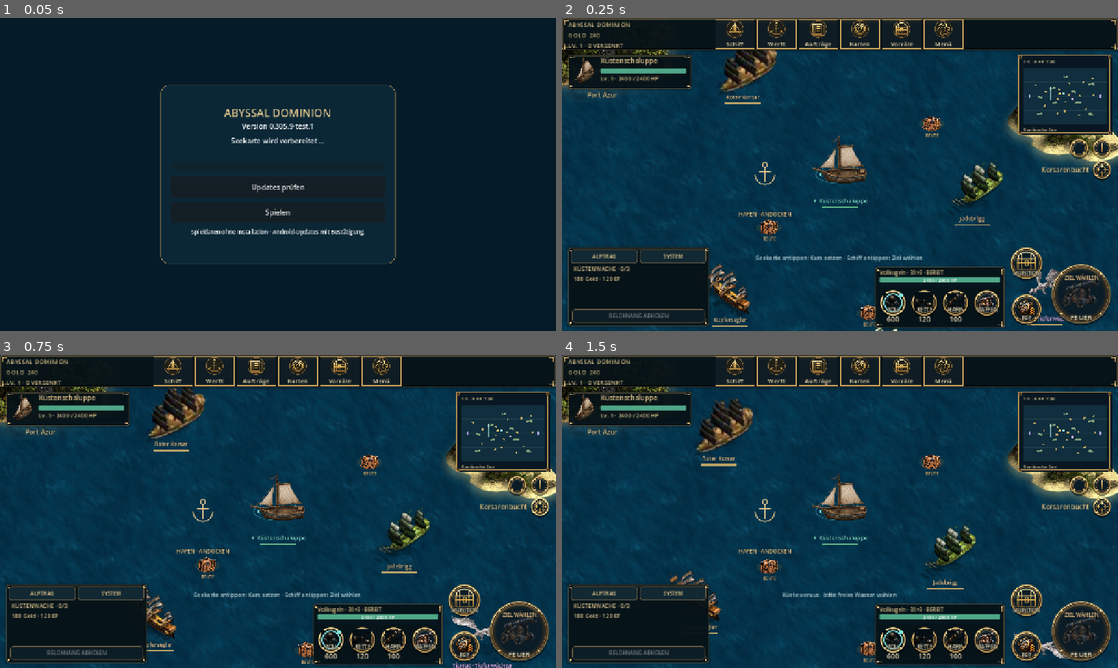
Above: before the commit, frames 1-4 (two rows, left to right).
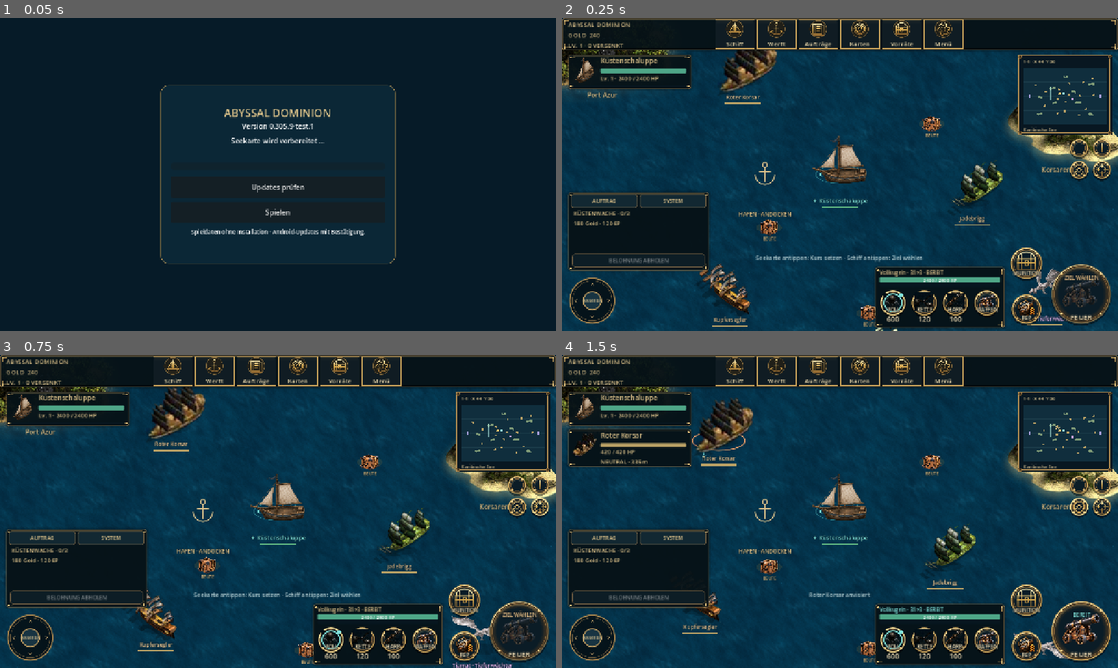
Above: after the commit, the same moments.

Repository: Broosskyy/Abyssal-Dominion-Beta
Game: Godot game, scene res://updater/launcher.tscn
The game is run twice, just before and just after one commit, with the same random seed, the same clock (stepped at 60 frames per second) and the same inputs.
Inputs (mouse positions are in pixels of both pictures, inside the frame that each line leads up to):
- Up to frame 1 (0.05 s): no input
- Up to frame 2 (0.25 s): no input
- Up to frame 3 (0.75 s): click "Kamera zum Schiff" at 0.5 s
- Up to frame 4 (1.5 s): click (1079, 508) at 1.25 s, where only the run after the commit has a clickable "Nächstes sichtbares Ziel · Tab"

Frame 1 is identical in both runs. In frame 2, 9.2% of the frame differs, in the area x 1-95%, y 45-99%; in frame 3, 9.2%; in frame 4, 13%, in the area x 1-99%, y 22-99%.

Commit message:
Add touch-safe camera thumbpad, anchored chart inspection and visible target cycling

Diff:
--- a/rebuild/m3052/assets/provenance.json
+++ b/rebuild/m3052/assets/provenance.json
@@ -653,6 +653,12 @@
       "bytes": 439,
       "sha256": "dc492e90e541b5a94c4b600d4abcb302bea6967a37d5fe51f4698cd964d48076",
       "source": "Handwritten nautical SVG icon for Abyssal Dominion HUD"
+    },
+    {
+      "path": "assets/ui/icons/target_cycle.svg",
+      "bytes": 354,
+      "sha256": "75c27bf8ef5281e57937210f352331200adbe1130854fe6838054386d8dd6382",
+      "source": "Handwritten nautical SVG for visible target cycling"
     }
   ]
 }
--- /dev/null
+++ b/rebuild/m3052/assets/ui/icons/target_cycle.svg
@@ -0,0 +1 @@
+<svg xmlns="http://www.w3.org/2000/svg" width="64" height="64" viewBox="0 0 64 64"><g fill="none" stroke="#e5bf72" stroke-width="3" stroke-linecap="round" stroke-linejoin="round"><path d="M12 24a22 22 0 0 1 38-8l4 6M54 10v12H42M52 40a22 22 0 0 1-38 8l-4-6M10 54V42h12"/><circle cx="32" cy="32" r="8"/><path d="M32 19v7m0 12v7M19 32h7m12 0h7"/></g></svg>
--- /dev/null
+++ b/rebuild/m3052/camera_pad.gd
@@ -0,0 +1,53 @@
+extends Control
+## Camera-only thumb control; a single owning touch cannot be stolen by another finger.
+var value:=Vector2.ZERO
+var touch_id:=-1
+var mouse_owned:=false
+var last_touch_ms:=-10000
+func _ready() -> void:
+	mouse_filter=Control.MOUSE_FILTER_STOP
+	tooltip_text="Kamera bewegen · dein Schiff folgt seinem gesetzten Kurs"
+func release() -> void:
+	value=Vector2.ZERO;touch_id=-1;mouse_owned=false;queue_redraw()
+func _update_value(point: Vector2) -> void:
+	value=((point-size*.5)/(minf(size.x,size.y)*.32)).limit_length(1.0)
+	if value.length()<.12:value=Vector2.ZERO
+	queue_redraw()
+func _gui_input(event: InputEvent) -> void:
+	if event is InputEventScreenTouch:
+		last_touch_ms=Time.get_ticks_msec()
+		if event.pressed and touch_id<0:
+			touch_id=event.index;_update_value(event.position)
+		elif not event.pressed and event.index==touch_id:release()
+		accept_event()
+	elif event is InputEventScreenDrag:
+		if event.index==touch_id:_update_value(event.position)
+		accept_event()
+	elif event is InputEventMouseButton and event.button_index==MOUSE_BUTTON_LEFT:
+		if Time.get_ticks_msec()-last_touch_ms>350:
+			mouse_owned=event.pressed
+			if mouse_owned:_update_value(event.position)
+			else:release()
+		accept_event()
+	elif event is InputEventMouseMotion and mouse_owned:
+		_update_value(event.position);accept_event()
+func _notification(what: int) -> void:
+	if what==NOTIFICATION_VISIBILITY_CHANGED and not is_visible_in_tree():release()
+func _draw() -> void:
+	var center=size*.5
+	var radius=minf(size.x,size.y)*.5-3
+	draw_circle(center,radius,Color(.02,.06,.08,.88))
+	draw_circle(center,radius,Color("a9864f"),false,2,true)
+	draw_circle(center,radius-5,Color("5c5038"),false,1,true)
+	for direction in [Vector2.UP,Vector2.DOWN,Vector2.LEFT,Vector2.RIGHT]:
+		var tip=center+direction*(radius-10)
+		var side=Vector2(-direction.y,direction.x)*3
+		draw_line(tip-direction*4+side,tip,Color("a38b5d"),1,true)
+		draw_line(tip-direction*4-side,tip,Color("a38b5d"),1,true)
+	var knob=center+value*radius*.43
+	draw_circle(knob,radius*.40,Color("183442"))
+	draw_circle(knob,radius*.40,Color("80e3dc") if value!=Vector2.ZERO else Color("bd9b60"),false,1.8,true)
+	var font=ThemeDB.fallback_font
+	var label="KAMERA"
+	var width=font.get_string_size(label,HORIZONTAL_ALIGNMENT_LEFT,-1,9).x
+	draw_string(font,center+Vector2(-width*.5,3),label,HORIZONTAL_ALIGNMENT_LEFT,-1,9,Color("dec590"))
--- a/rebuild/m3052/sea_map.gd
+++ b/rebuild/m3052/sea_map.gd
@@ -3,6 +3,7 @@
 const MINI = preload("res://minimap.gd")
 const HUD=preload("res://nautical_button.gd")
 const HUD_PANEL=preload("res://nautical_panel.gd")
+const CAMERA_PAD=preload("res://camera_pad.gd")
 const CONTENT = preload("res://content.gd")
 const VISUALS = preload("res://ship_visuals.gd")
 const USER_ROOT := "res://assets/user/"
@@ -18,6 +19,7 @@
 var chart_mini: Control
 var desired_zoom := 0.96
 var pan := Vector2.ZERO
+var camera_anchor := Vector2.ZERO
 var camera_locked := true
 var accumulator := 0.0
 var refresh_clock := 0.0
@@ -102,6 +104,9 @@
 var hud_size := 1 # 0 compact, 1 comfortable, 2 large
 var journal_visible := true
 var hud_scale := 1.0
+var camera_pad: Control
+var target_cycle: Button
+var camera_pad_visible := true
 
 func _ready() -> void:
 	_load_assets()
@@ -130,7 +135,7 @@
 	if data_boot!=null:data_boot.mark_healthy()
 
 func _load_assets() -> void:
-	for name in ["anchor","ship","book","compass","chest","gear","plus","minus","focus","arrow"]:hud_icons[name]=load("res://assets/ui/icons/"+name+".svg")
+	for name in ["anchor","ship","book","compass","chest","gear","plus","minus","focus","arrow","target_cycle"]:hud_icons[name]=load("res://assets/ui/icons/"+name+".svg")
 	extra_icons.port_watchtower=load("res://assets/reference/landmarks/port_watchtower.png")
 	ship_frames=JSON.parse_string(FileAccess.get_file_as_string("res://assets/visuals/ship_frames.json")).entries
 	var pack: Dictionary = JSON.parse_string(FileAccess.get_file_as_string(USER_ROOT+"pack.json"))
@@ -169,7 +174,9 @@
 		sim.step(1.0/30.0)
 		accumulator -= 1.0/30.0
 	if previous_region!=sim.map_id:_sync_region()
-	var goal: Vector2 = sim.player.pos+pan
+	if camera_pad.visible and not modal.visible:_pan_camera(camera_pad.value,delta)
+	var goal: Vector2 = sim.player.pos if camera_locked else camera_anchor
+	pan=goal-sim.player.pos
 	camera.position = camera.position.lerp(goal,1.0-exp(-delta*5.0))
 	camera.zoom = camera.zoom.lerp(Vector2.ONE*desired_zoom,1.0-exp(-delta*8.0))
 	ocean.set_shader_parameter("camera_world",camera.position)
@@ -570,7 +577,9 @@
 		var index=i
 		var button=_orb(ui,"",icons[["cannonball","chain","harpoon"][i]],func():sim.set_ammo(index);_refresh_ui())
 		button.name="Ammo%d" % i;button.toggle_mode=true;ammo_buttons.append(button)
-	center_button=_orb(ui,"Kamera zum Schiff",hud_icons.focus,func():pan=Vector2.ZERO;camera_locked=true)
+	center_button=_orb(ui,"Kamera zum Schiff",hud_icons.focus,_recenter_camera)
+	camera_pad=CAMERA_PAD.new();ui.add_child(camera_pad)
+	target_cycle=_orb(ui,"Nächstes sichtbares Ziel · Tab",hud_icons.target_cycle,_cycle_target)
 	zoom_in=_orb(ui,"Näher zoomen",hud_icons.plus,func():_zoom(1.15))
 	zoom_out=_orb(ui,"Weiter zoomen",hud_icons.minus,func():_zoom(1.0/1.15))
 	interact=_button(ui,"",_interact);interact.name="InteractButton"
@@ -656,6 +665,9 @@
 	var z=36.0 if compact else 38.0
 	_place(zoom_out,s.x-2*z-18,top+mh+6,z,z);_place(zoom_in,s.x-z-12,top+mh+6,z,z)
 	_place(center_button,s.x-z-12,top+mh+z+10,z,z)
+	_place(target_cycle,s.x-2*z-18,top+mh+z+10,z,z)
+	_place(camera_pad,12,s.y-104,92,92)
+	camera_pad.visible=camera_pad_visible
 	var q=44.0 if compact else 52.0
 	var group=4*q+24
 	var left=(s.x-group)*.5 if compact else s.x-118-60-28-group-20
@@ -675,8 +687,10 @@
 	var status_x=maxf(236 if compact else 294,s.x*.5-220)
 	_place(status,status_x,dy-26,minf(440,side_x-status_x-12),20)
 	_place(interact,12,top+152,player_panel.size.x,36)
-	_place(quest_panel,12,s.y-(116 if compact else 150)-10,208 if compact else 270,116 if compact else 150)
-	quest_panel.visible=journal_visible
+	var journal_height=116.0 if compact else minf(150,s.y-(top+194)-116)
+	var journal_y=s.y-journal_height-(116 if camera_pad_visible and not compact else 10)
+	_place(quest_panel,12,journal_y,208 if compact else 270,journal_height)
+	quest_panel.visible=journal_visible and (not compact or not camera_pad_visible)
 	_place(quest_tab,5,4,quest_panel.size.x*.5-7,23);_place(system_tab,quest_panel.size.x*.5+2,4,quest_panel.size.x*.5-7,23)
 	_place(quest_text,10,33,quest_panel.size.x-20,quest_panel.size.y-72)
 	_place(system_label,10,33,quest_panel.size.x-20,quest_panel.size.y-42)
@@ -789,6 +803,7 @@
 	_refresh_ui()
 
 func _open_modal(kind: String) -> void:
+	camera_pad.release()
 	var scroll_position=modal_scroll.scroll_vertical if modal.visible and modal_kind==kind else 0
 	modal_kind=kind
 	modal_title.text=kind
@@ -912,12 +927,13 @@
 			var choice=_action((["KOMPAKT · mehr freie Seekarte","KOMFORT · größere Anzeigen","GROSS · beste Lesbarkeit"][i])+("   ✓" if hud_size==i else ""),func():_set_display(index,journal_visible))
 			choice.disabled=hud_size==i
 		_action("AUFTRAGSFENSTER: "+("EIN" if journal_visible else "AUS"),func():_set_display(hud_size,not journal_visible))
-		_info("Aufträge bleiben jederzeit oben über Aufträge erreichbar. Zwei Finger zum Zoomen; das Fadenkreuz holt die Kamera zum Schiff zurück.")
-		_action("STANDARD WIEDERHERSTELLEN",func():_set_display(1,true))
+		_action("KAMERA-JOYSTICK: "+("EIN" if camera_pad_visible else "AUS"),func():camera_pad_visible=not camera_pad_visible;_set_display(hud_size,journal_visible))
+		_info("Auf kleinen Displays bleibt bei aktivem Joystick das Auftragsfenster geschlossen. Aufträge sind oben erreichbar. Joystick: nur Kamera. Fadenkreuz: zurück zum Schiff. Zielwechsel: Pfeile neben dem Fadenkreuz oder Tab.")
+		_action("STANDARD WIEDERHERSTELLEN",func():camera_pad_visible=true;_set_display(1,true))
 	else:
 		_action("UPDATES PRÜFEN",func():_save_progress();get_tree().set_meta("abyssal_manual_update",true);get_tree().change_scene_to_file("res://updater/launcher.tscn"))
 		_action("ANZEIGE & HUD ANPASSEN",func():_open_modal("Anzeige"))
-		var info =_text(modal_body,"ABYSSAL DOMINION · STEUERUNG\n …(403 unchanged characters)… ässern.\n\nZwei Finger / Mausrad: Zoom. Ziehen / rechte Maustaste: Kamera.\nDas Fadenkreuz zentriert die Kamera.  …(162 unchanged characters)…
+		var info =_text(modal_body,"ABYSSAL DOMINION · STEUERUNG\n …(403 unchanged characters)… ässern.\n\nZwei Finger / Mausrad: Zoom. Joystick links unten oder Ziehen / rechte Maustaste: Kamera. Zielwechsel: Pfeilbutton / Tab.\nDas Fadenkreuz zentriert die Kamera.  …(162 unchanged characters)…
 		info.autowrap_mode=TextServer.AUTOWRAP_WORD_SMART
 		info.custom_minimum_size.y=300
 	modal_body.size.x=modal_scroll.size.x
@@ -967,7 +983,7 @@
 func _sync_region() -> void:
 	previous_region=sim.map_id
 	modal.hide()
-	pan=Vector2.ZERO;camera.position=sim.player.pos
+	_recenter_camera();camera.position=sim.player.pos
 	_save_progress();_refresh_ui()
 
 func _navigate_region(destination: int) -> void:
@@ -1033,7 +1049,7 @@
 			dragging=true
 		elif event.position.distance_to(drag_start)>20:
 			dragging=true
-			pan-=event.relative/camera.zoom
+			_shift_camera(-event.relative/camera.zoom)
 		get_viewport().set_input_as_handled()
 	elif event is InputEventMouseButton:
 		if event.button_index==MOUSE_BUTTON_WHEEL_UP and event.pressed:_zoom(1.10)
@@ -1043,8 +1059,9 @@
 		elif event.button_index==MOUSE_BUTTON_RIGHT:
 			dragging=event.pressed
 	elif event is InputEventMouseMotion and Input.is_mouse_button_pressed(MOUSE_BUTTON_RIGHT):
-		pan-=event.relative/camera.zoom
+		_shift_camera(-event.relative/camera.zoom)
 	elif event is InputEventKey and event.pressed and not event.echo:
+		if event.keycode==KEY_TAB:_cycle_target();get_viewport().set_input_as_handled()
 		if event.keycode==KEY_SPACE:_toggle_fire()
 		if event.keycode==KEY_ESCAPE:modal.hide()
 		if event.keycode==KEY_R:sim.toggle_repair()
@@ -1054,7 +1071,7 @@
 
 func _hud_contains(screen: Vector2) -> bool:
 	if modal.visible:return true
-	for control: Control in [chrome,player_panel,target_panel,chart_mini,quest_panel,combat_dock,attack,repair,ammo_selector,center_button,zoom_in,zoom_out,interact]:
+	for control: Control in [chrome,player_panel,target_panel,chart_mini,quest_panel,combat_dock,attack,repair,ammo_selector,center_button,target_cycle,camera_pad,zoom_in,zoom_out,interact]:
 		if control.is_visible_in_tree() and control.get_global_rect().has_point(screen):return true
 	return false
 
@@ -1087,8 +1104,9 @@
 	if data is Dictionary:sim.restore_save(data)
 
 func _notification(what: int) -> void:
-	if what==NOTIFICATION_APPLICATION_PAUSED or what==NOTIFICATION_WM_CLOSE_REQUEST:
-		_save_progress()
+	if what in [NOTIFICATION_APPLICATION_PAUSED,NOTIFICATION_WM_WINDOW_FOCUS_OUT,NOTIFICATION_WM_CLOSE_REQUEST]:
+		if camera_pad!=null:camera_pad.release()
+		if camera!=null:_save_progress()
 
 func _load_display() -> void:
 	if not FileAccess.file_exists(HUD_SAVE):return
@@ -1096,14 +1114,46 @@
 	if not data is Dictionary:return
 	hud_size=clampi(int(data.get("hud_size",1)),0,2)
 	journal_visible=bool(data.get("journal_visible",true))
+	camera_pad_visible=bool(data.get("camera_pad_visible",true))
 
 func _set_display(size_index: int,show_journal: bool) -> void:
 	hud_size=clampi(size_index,0,2)
 	journal_visible=show_journal
 	var file=FileAccess.open(HUD_SAVE,FileAccess.WRITE)
 	if file!=null:
-		file.store_string(JSON.stringify({"hud_size":hud_size,"journal_visible":journal_visible}))
+		file.store_string(JSON.stringify({"hud_size":hud_size,"journal_visible":journal_visible,"camera_pad_visible":camera_pad_visible}))
 		file.close()
 	_layout()
 	_open_modal("Anzeige")
 	_refresh_ui()
+
+func _pan_camera(direction: Vector2,delta: float) -> void:
+	if direction==Vector2.ZERO:return
+	_shift_camera(direction*620.0*maxf(delta,0.0)/camera.zoom)
+
+func _shift_camera(offset: Vector2) -> void:
+	if camera_locked:camera_anchor=sim.player.pos+pan
+	camera_locked=false
+	camera_anchor=(camera_anchor+offset).clamp(Vector2.ZERO,sim.WORLD)
+	pan=camera_anchor-sim.player.pos
+
+func _recenter_camera() -> void:
+	pan=Vector2.ZERO;camera_locked=true;camera_anchor=sim.player.pos
+	if camera_pad!=null:camera_pad.release()
+
+func _cycle_target() -> void:
+	if modal.visible:return
+	var candidates: Array[int]=[]
+	var viewport=get_viewport_rect().grow(-8)
+	for npc: Dictionary in sim.npcs:
+		if float(npc.hp)<=0:continue
+		var screen: Vector2=get_canvas_transform()*npc.pos
+		if viewport.has_point(screen) and not _hud_contains(screen):candidates.append(int(npc.id))
+	candidates.sort()
+	if candidates.is_empty():
+		sim.message="Kein Ziel im sichtbaren Bereich"
+	else:
+		var index=candidates.find(sim.target)
+		sim.firing=false
+		sim.select(candidates[(index+1)%candidates.size()])
+	_refresh_ui()
--- a/rebuild/m3052/tests/hud_portal_capture.gd
+++ b/rebuild/m3052/tests/hud_portal_capture.gd
@@ -44,6 +44,15 @@
 	root.size=Vector2i(1560,720)
 	game._set_display(2,false);game.modal.hide();game.modal_backdrop.hide()
 	await _shot(game,output,"hud-large-1560x720")
+	var captain_before: Vector2=game.sim.player.pos
+	var stick=InputEventScreenTouch.new();stick.index=12;stick.pressed=true;stick.position=game.camera_pad.size*.5+Vector2(30,0)
+	game.camera_pad._gui_input(stick);game._pan_camera(game.camera_pad.value,.45)
+	game.camera.position=game.sim.player.pos+game.pan;game.camera.force_update_scroll()
+	await _shot(game,output,"camera-pan-1560x720")
+	var pad_receipt=FileAccess.open(output+"/camera-pad.json",FileAccess.WRITE)
+	pad_receipt.store_string(JSON.stringify({"touch_owned":game.camera_pad.touch_id==12,"camera_offset":game.pan.length(),"ship_unchanged":game.sim.player.pos==captain_before}));pad_receipt.close()
+	if game.pan.length()<50 or game.sim.player.pos!=captain_before:push_error("Camera-only joystick acceptance failed");quit(1);return
+	game._recenter_camera();game.camera.position=game.sim.player.pos
 	game.sim.player.reload=.9
 	await _shot(game,output,"combat-reload-1560x720")
 	game.sim.player.reload=0
--- a/rebuild/m3052/tests/ui_test.gd
+++ b/rebuild/m3052/tests/ui_test.gd
@@ -34,7 +34,7 @@
 		game.sim.select(2)
 		game._refresh_ui()
 		for nav: Button in game.nav_buttons:check(label_fits(nav),"navigation caption fits without clipping: "+nav.text+" at "+str(dimensions))
-		var controls: Array=[game.attack,game.repair,game.zoom_in,game.zoom_out,game.center_button,game.interact,game.loadout_button,game.ammo_selector]
+		var controls: Array=[game.attack,game.repair,game.zoom_in,game.zoom_out,game.center_button,game.interact,game.loadout_button,game.ammo_selector,game.camera_pad,game.target_cycle]
 		controls.append_array(game.ammo_buttons)
 		for control: Control in controls:
 			var rect=control.get_global_rect()
@@ -201,7 +201,7 @@
 			for button: Button in game.modal_body.find_children("*","Button",true,false):
 				check(button.get_global_rect().end.x<=game.modal_scroll.get_global_rect().end.x+1,"display option stays inside the scaled scroll viewport")
 			game.modal.hide()
-			var touch: Array=[game.attack,game.repair,game.ammo_selector,game.center_button,game.zoom_in,game.zoom_out,game.loadout_button]
+			var touch: Array=[game.attack,game.repair,game.ammo_selector,game.center_button,game.zoom_in,game.zoom_out,game.loadout_button,game.camera_pad,game.target_cycle]
 			touch.append_array(game.ammo_buttons)
 			for control: Control in touch:
 				var bounds=control.get_global_rect()
@@ -239,6 +239,78 @@
 	check(int(game.sim.player.ammo[0])==27 and str(game.attack.get("state_label")).begins_with("LÄDT"),"actual volley consumes three rounds and drives the reload display")
 	game.sim.docked=true;game._refresh_ui()
 	check(game.attack.disabled and str(game.attack.get("state_label"))=="IM HAFEN","docked state is visible on the disabled attack control")
+	# Actual joystick touch ownership, cancellation and camera-only movement.
+	game.sim.docked=false;game.sim.player.path=[];game.modal.hide()
+	game._recenter_camera()
+	var before_pos: Vector2=game.sim.player.pos
+	var before_stock: Array=game.sim.player.ammo.duplicate()
+	var pad_down=InputEventScreenTouch.new();pad_down.index=31;pad_down.pressed=true;pad_down.position=game.camera_pad.size*.5+Vector2(30,0)
+	game.camera_pad._gui_input(pad_down)
+	check(game.camera_pad.value.x>.9,"owning touch moves the camera pad to the right")
+	var second=InputEventScreenTouch.new();second.index=32;second.pressed=true;second.position=Vector2.ZERO
+	game.camera_pad._gui_input(second);second.pressed=false;game.camera_pad._gui_input(second)
+	check(game.camera_pad.touch_id==31 and game.camera_pad.value.x>.9,"another finger cannot steal or release the camera pad")
+	game._pan_camera(game.camera_pad.value,.25)
+	check(game.pan.x>0 and game.sim.player.pos==before_pos and game.sim.player.path.is_empty() and game.sim.player.ammo==before_stock,"camera pan leaves ship position, course and ammunition untouched")
+	check(game._hud_contains(game.camera_pad.get_global_rect().get_center()),"joystick area is protected from tap-to-sail")
+	pad_down.pressed=false;game.camera_pad._gui_input(pad_down)
+	check(game.camera_pad.value==Vector2.ZERO and game.camera_pad.touch_id==-1,"owning finger release returns the joystick to neutral")
+	pad_down.pressed=true;game.camera_pad._gui_input(pad_down);game._open_modal("Anzeige")
+	check(game.camera_pad.value==Vector2.ZERO,"opening a menu releases a held camera control")
+	game.modal.hide()
+	pad_down.pressed=true;game.camera_pad._gui_input(pad_down)
+	game._notification(Node.NOTIFICATION_WM_WINDOW_FOCUS_OUT)
+	check(game.camera_pad.value==Vector2.ZERO,"losing window focus releases held joystick input")
+	game.center_button.pressed.emit()
+	check(game.pan==Vector2.ZERO and game.camera_locked,"recenter button restores ship following and releases joystick")
+	game._pan_camera(Vector2(1,1),100)
+	var destination: Vector2=game.sim.player.pos+game.pan
+	check(destination.x>=0 and destination.y>=0 and destination.x<=game.sim.WORLD.x and destination.y<=game.sim.WORLD.y,"camera pad clamps its destination to the chart")
+	game._recenter_camera()
+	game._pan_camera(Vector2.RIGHT,.2);game.camera_pad.release()
+	var view_anchor: Vector2=game.sim.player.pos+game.pan
+	game.camera.position=view_anchor;game.sim.player.pos+=Vector2(100,0);game.sim.firing=false;game.previous_region=game.sim.map_id
+	game._process(.1)
+	check(game.camera.position.distance_to(view_anchor)<.01,"released camera remains on the inspected chart location while the ship changes position")
+	game.sim.player.pos=before_pos;game._recenter_camera()
+	game.camera_pad_visible=false;game._set_display(1,true)
+	game.camera_pad_visible=true;game._load_display();game._layout()
+	check(not game.camera_pad.visible,"camera joystick preference survives reload")
+	game.camera_pad_visible=true;game._set_display(1,true);game.modal.hide()
+	# Cycle through visible, living targets without arming a volley or altering a course.
+	game.camera.position=game.sim.player.pos;game.camera.force_update_scroll()
+	game.sim.npcs.clear()
+	for i in 4:
+		var npc: Dictionary=game.sim.base_npcs[i].duplicate(true)
+		npc.pos=game.sim.player.pos+Vector2(-150+i*100,-40);npc.hp=npc.max_hp
+		if i==2:npc.hp=0
+		if i==3:npc.pos=game.get_canvas_transform().affine_inverse()*game.player_panel.get_global_rect().get_center()
+		game.sim.npcs.append(npc)
+	game.sim.target=-1;game.sim.firing=true
+	var first_id: int=game.sim.npcs[0].id
+	var second_id: int=game.sim.npcs[1].id
+	game.target_cycle.pressed.emit()
+	check(game.sim.target==first_id and not game.sim.firing,"cycle selects first visible live ship and stops ongoing fire")
+	game.target_cycle.pressed.emit();check(game.sim.target==second_id,"cycle advances to the next visible ship")
+	game.target_cycle.pressed.emit();check(game.sim.target==first_id,"cycle wraps and skips sunk ships and targets behind HUD")
+	check(game.sim.player.pos==before_pos and game.sim.player.ammo==before_stock and game.sim.player.path.is_empty(),"target cycling consumes no ammunition and starts no pursuit")
+	game.sim.npcs.clear();game.target_cycle.pressed.emit()
+	check(game.sim.message=="Kein Ziel im sichtbaren Bereich","empty view gives clear feedback without a fake target")
+	root.size=Vector2i(720,405);await process_frame;game._layout()
+	check(not game.quest_panel.visible and game.camera_pad.visible,"short phone layout reserves bottom-left for the camera and keeps quests in top navigation")
+	game.camera_pad_visible=false;game._layout()
+	check(game.quest_panel.visible,"disabling camera pad restores the compact quest window")
+	# Dispatch through the viewport, including release outside the joystick hit box.
+	game.camera_pad_visible=true;game.modal.hide();root.size=Vector2i(1280,720)
+	await process_frame;game._layout();game.sim.player.path=[]
+	var routed=InputEventScreenTouch.new();routed.index=55;routed.pressed=true;routed.position=game.camera_pad.get_global_rect().get_center()
+	root.push_input(routed,true);await process_frame
+	check(game.camera_pad.touch_id==55,"viewport routes actual screen touch into the scaled joystick")
+	var routed_drag=InputEventScreenDrag.new();routed_drag.index=55;routed_drag.position=routed.position+Vector2(180,0);routed_drag.relative=Vector2(180,0)
+	root.push_input(routed_drag,true);await process_frame
+	check(game.camera_pad.value.x>.9,"owning finger remains captured when dragged outside the joystick")
+	routed.pressed=false;routed.position=routed_drag.position;root.push_input(routed,true);await process_frame
+	check(game.camera_pad.value==Vector2.ZERO and game.sim.player.path.is_empty(),"outside release stops camera input without leaking a sailing command")
 	var result={"status":"PASS" if failures.is_empty() else "FAIL","checks":count,"failures":failures}
 	print(JSON.stringify(result))
 	quit(0 if failures.is_empty() else 1)
